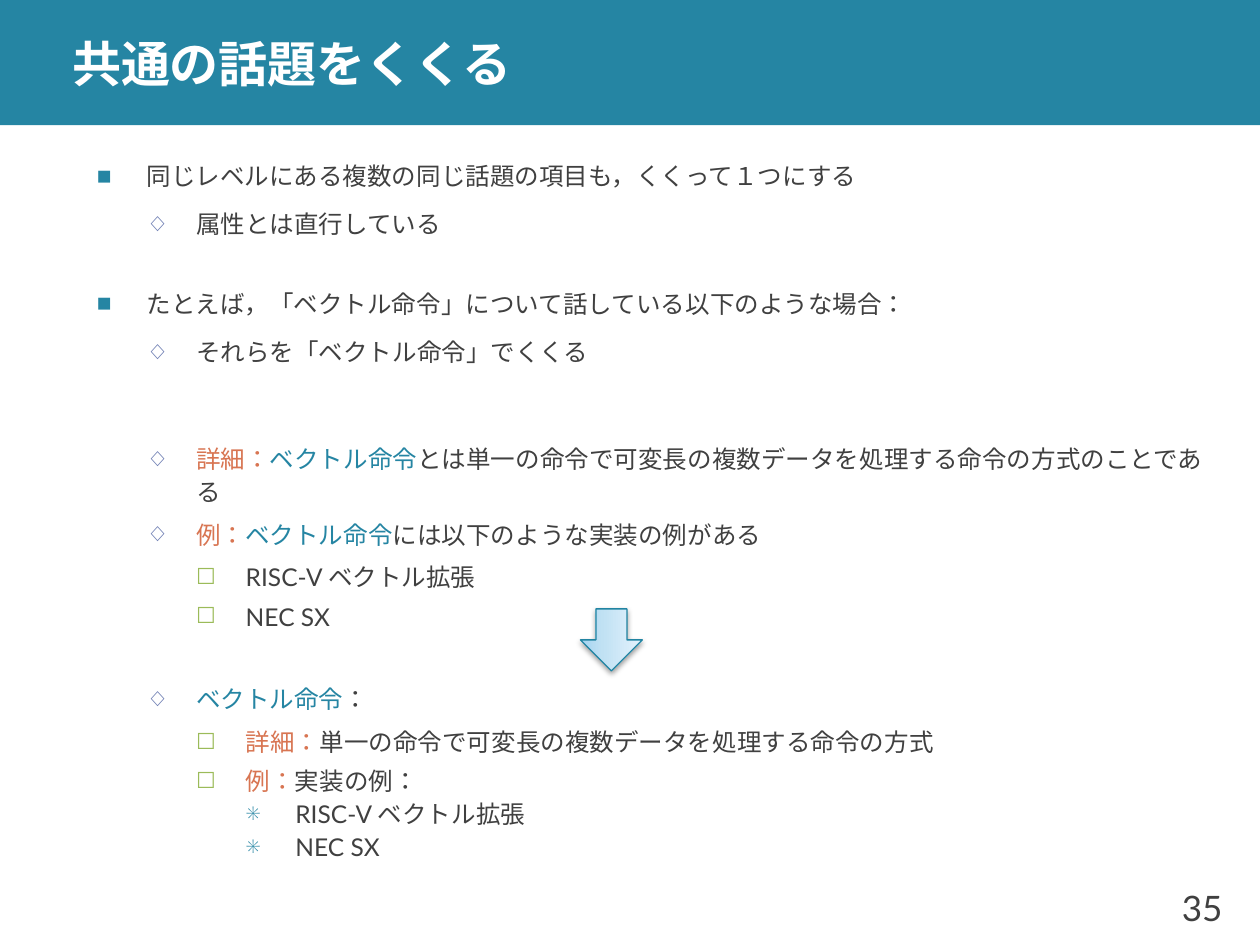
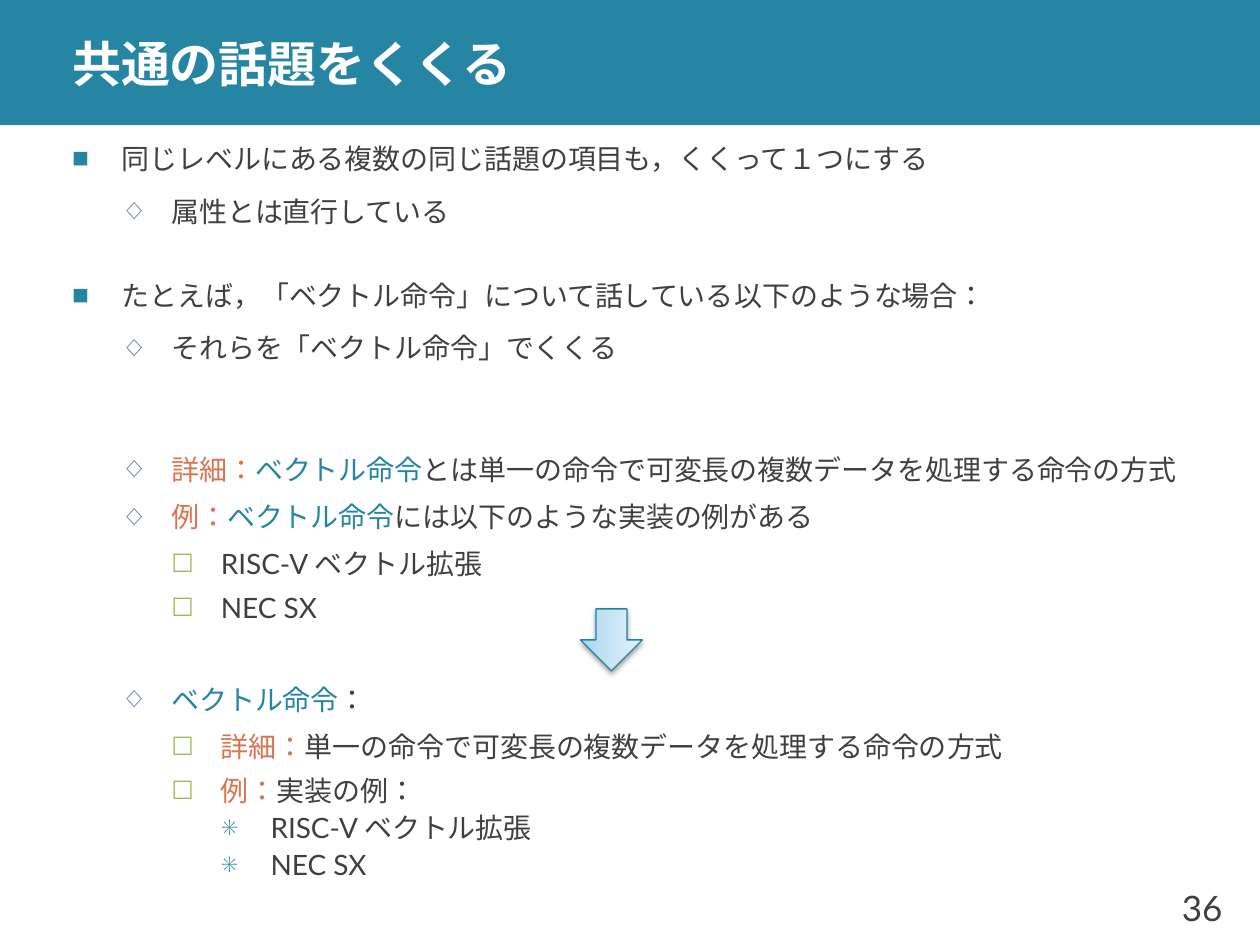
Before and after one commit to shioya-lab/how-to, a slide deck: slide 36 of plot.pptx (slide 35 before the commit). Drawn at 1260x945 pixels with LibreOffice and Linux fonts; fonts in the diff are those of the drawing. Boxes give left, top, right and bottom in pixels: in the first picture for what was removed or moved away, otherwise in the second. Text is boxed around its words. In the diff, an @@ line names an element or a change of style, - is before the commit and + after.

```diff
--- a/plot.pptx
+++ b/plot.pptx
@@ text "同じレベルにある複数の同じ話題の項目も，くくって１つにする": place and size @@
-text "同じレベルにある複数の同じ話題の項目も，くくって１つにする" at [147,164,1202,856]
+text "同じレベルにある複数の同じ話題の項目も，くくって１つにする" at [122,145,1176,875]
@@ text at [122,145,1003,875]: size 14 to 16 pt in "同じレベルにある複数の同じ話題の項目も，くくって１つにする", "属性とは直行している", "たとえば，「ベクトル命令」について話している以下のような場合：", "それらを「ベクトル命令」でくくる" and 8 more places @@
@@ text at [171,456,1176,483]: text changed; size 14 to 16 pt @@
-  ◇ 詳細：ベクトル命令とは単一の命令で可変長の複数データを処理する命令の方式のことである
+  ◇ 詳細：ベクトル命令とは単一の命令で可変長の複数データを処理する命令の方式
@@ page number at [1182,895,1223,922]: text changed @@
-35
+36
```
Also in this commit, not shown: 12 other slides changed, 1 slide added, 1 other file.
